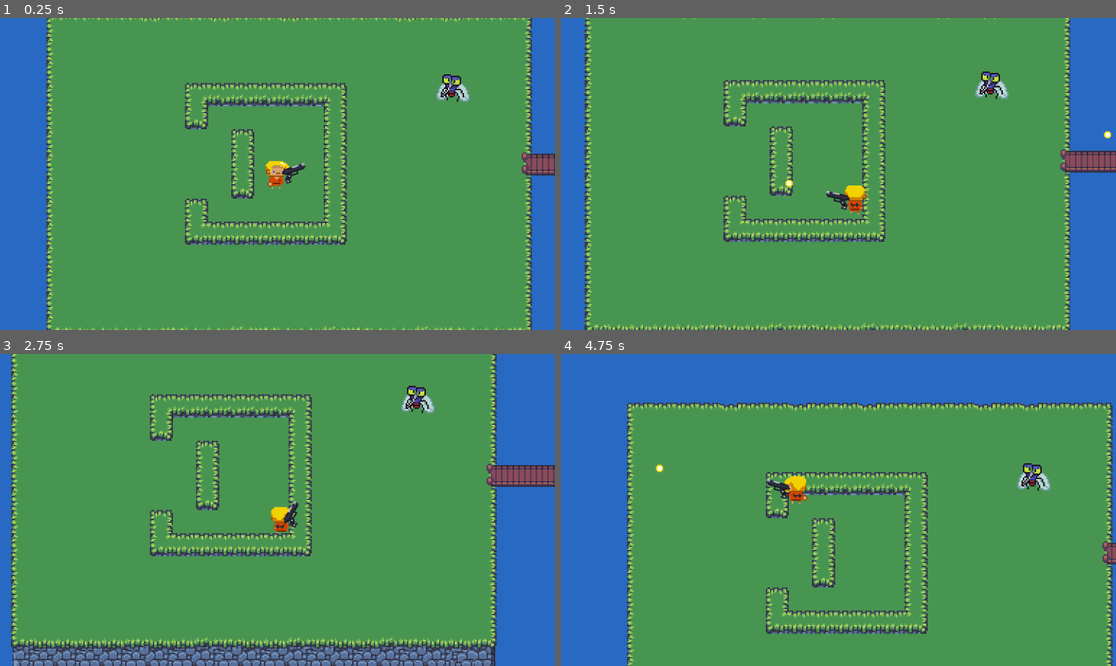
Above: before the commit, frames 1-4 (two rows, left to right).
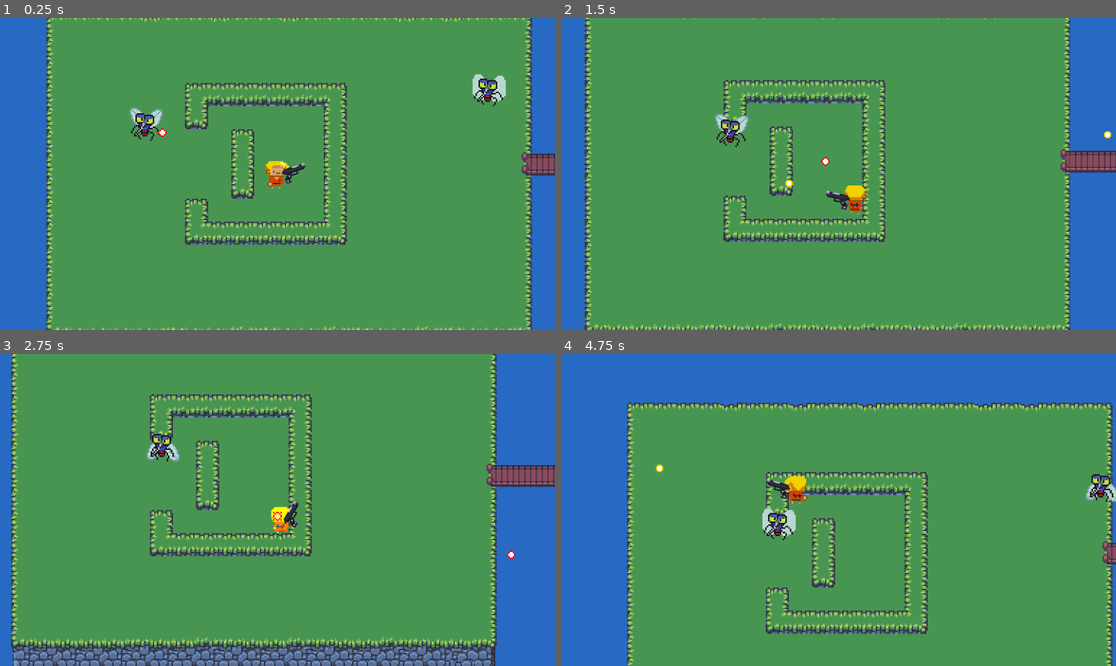
Above: after the commit, the same moments.

Repository: ThachCoder2k2/shooting-2d-godot
Game: Godot game, scene res://Scenes/map_scene.tscn
Same seed, same stepped clock (60 frames per second), same inputs: the game is played once before the commit and once after it. This scene is started directly instead of the project's main scene.
Inputs (mouse positions are in pixels of both pictures, inside the frame that each line leads up to):
- Up to frame 1 (0.25 s): no input
- Up to frame 2 (1.5 s): move the mouse to (960, 158) at 0.52 s; hold D (Move_right) 0.53-1.28 s; click (960, 158) at 0.6 s; move the mouse to (727, 189) at 1.27 s; hold S (Move_down) from 1.28 s (still down); click (727, 189) at 1.35 s
- Up to frame 3 (2.75 s): move the mouse to (333, 441) at 2.02 s; release S (Move_down) at 2.03 s; hold D (Move_right) from 2.03 s (still down); click (333, 441) at 2.1 s
- Up to frame 4 (4.75 s): move the mouse to (810, 572) at 2.77 s; release D (Move_right) at 2.78 s; hold W (Move_up) 2.78-3.53 s; click (810, 572) at 2.85 s; move the mouse to (1005, 556) at 3.52 s; hold A (Move_left) from 3.53 s (still down); click (1005, 556) at 3.6 s; move the mouse to (672, 463) at 4.27 s; click (672, 463) at 4.35 s

The runs differ from the first frame. In frame 1, 1.2% of the frame differs, in the area x 23-92%, y 18-40%; in frame 2, 0.8%; in frame 3, 1.0%; in frame 4, 1.2%.
Error after the commit: Invalid call. Nonexistent function 'Attack' in base 'Nil'. (res://Scripts/enemy.gd:51)

Commit message:
Fix enemy flying and change if statement to switch

Diff:
--- /dev/null
+++ b/Scenes/CloseRangedAttack.gd
@@ -0,0 +1,15 @@
+extends Node2D
+class_name CloseRangedAttack
+
+@export var statisticsComponent:StatisticsComponent
+
+func Attack():
+	match statisticsComponent.enemy_type:
+		0:
+			pass
+		1:
+			FlyingAttack()
+
+
+func FlyingAttack():
+	pass
--- a/Scenes/bullet_enemy.tscn
+++ b/Scenes/bullet_enemy.tscn
@@ -2,6 +2,21 @@
 
 [ext_resource type="Script" path="res://Scripts/bullet.gd" id="1_l221s"]
 [ext_resource type="Texture2D" uid="uid://dus2nkeelmo5c" path="res://Assets/bullet_enemy-Sheet.png" id="2_djheg"]
+
+[sub_resource type="Animation" id="Animation_b00aa"]
+length = 0.001
+tracks/0/type = "value"
+tracks/0/imported = false
+tracks/0/enabled = true
+tracks/0/path = NodePath("../CollisionShape2D:disabled")
+tracks/0/interp = 1
+tracks/0/loop_wrap = true
+tracks/0/keys = {
+"times": PackedFloat32Array(0),
+"transitions": PackedFloat32Array(1),
+"update": 1,
+"values": [false]
+}
 
 [sub_resource type="Animation" id="Animation_4dv05"]
 resource_name = "hit"
@@ -31,21 +46,6 @@
 "values": [false, true]
 }
 
-[sub_resource type="Animation" id="Animation_b00aa"]
-length = 0.001
-tracks/0/type = "value"
-tracks/0/imported = false
-tracks/0/enabled = true
-tracks/0/path = NodePath("../CollisionShape2D:disabled")
-tracks/0/interp = 1
-tracks/0/loop_wrap = true
-tracks/0/keys = {
-"times": PackedFloat32Array(0),
-"transitions": PackedFloat32Array(1),
-"update": 1,
-"values": [false]
-}
-
 [sub_resource type="AnimationLibrary" id="AnimationLibrary_ih5tp"]
 _data = {
 "RESET": SubResource("Animation_b00aa"),
@@ -55,11 +55,13 @@
 [sub_resource type="CircleShape2D" id="CircleShape2D_k7ghj"]
 radius = 2.0
 
-[node name="BulletEnemy" type="Area2D"]
+[node name="BulletEnemy" type="Area2D" node_paths=PackedStringArray("animation_player")]
 collision_layer = 32
 script = ExtResource("1_l221s")
+animation_player = NodePath("Sprite2D/AnimationPlayer")
 speed = 150
 damage = 20
+player_or_enemy = 1
 
 [node name="Sprite2D" type="Sprite2D" parent="."]
 texture_filter = 1
@@ -75,3 +77,5 @@
 shape = SubResource("CircleShape2D_k7ghj")
 
 [node name="Timer" type="Timer" parent="."]
+
+[connection signal="area_entered" from="." to="." method="_on_area_entered"]
--- a/Scenes/enemy.tscn
+++ b/Scenes/enemy.tscn
@@ -12,7 +12,7 @@
 size = Vector2(7, 7)
 
 [sub_resource type="CircleShape2D" id="CircleShape2D_6deel"]
-radius = 149.0
+radius = 125.004
 
 [sub_resource type="Animation" id="Animation_nnx4l"]
 resource_name = "Idle"
@@ -39,7 +39,7 @@
 tracks/1/keys = {
 "times": PackedFloat32Array(0),
 "transitions": PackedFloat32Array(1),
-"update": 0,
+"update": 1,
 "values": [Vector2(0, -0.25)]
 }
 tracks/2/type = "value"
@@ -51,14 +51,14 @@
 tracks/2/keys = {
 "times": PackedFloat32Array(0),
 "transitions": PackedFloat32Array(1),
-"update": 0,
+"update": 1,
 "values": [Vector2(7, 19)]
 }
 
 [sub_resource type="Animation" id="Animation_gh76t"]
 resource_name = "Moving"
 length = 0.5
-loop_mode = 2
+loop_mode = 1
 tracks/0/type = "value"
 tracks/0/imported = false
 tracks/0/enabled = true
@@ -136,12 +136,12 @@
 [sub_resource type="RectangleShape2D" id="RectangleShape2D_npolc"]
 size = Vector2(19, 8)
 
-[node name="Enemy" type="CharacterBody2D" node_paths=PackedStringArray("statistics", "detectArea", "attack", "navAgent")]
+[node name="Enemy" type="CharacterBody2D" node_paths=PackedStringArray("statistics", "detect_area", "attack", "navAgent")]
 collision_layer = 64
 collision_mask = 97
 script = ExtResource("1_jd4y1")
 statistics = NodePath("StatisticsComponent")
-detectArea = NodePath("DetectArea")
+detect_area = NodePath("DetectArea")
 attack = NodePath("AttackComponent")
 navAgent = NodePath("NavigationAgent2D")
 
--- a/Scenes/enemy_fly.tscn
+++ b/Scenes/enemy_fly.tscn
@@ -9,9 +9,13 @@
 [ext_resource type="Script" path="res://Scripts/AttackComponent.gd" id="5_rv7vs"]
 [ext_resource type="Script" path="res://Scripts/EnemyShoot.gd" id="8_4mq6d"]
 [ext_resource type="Script" path="res://Scripts/DetectAttack.gd" id="9_tavhf"]
+[ext_resource type="Script" path="res://Scenes/CloseRangedAttack.gd" id="10_7s3da"]
 
 [sub_resource type="CircleShape2D" id="CircleShape2D_axxjj"]
-radius = 178.07
+radius = 96.0052
+
+[sub_resource type="CircleShape2D" id="CircleShape2D_4me08"]
+radius = 55.0091
 
 [sub_resource type="CapsuleShape2D" id="CapsuleShape2D_wbwdj"]
 radius = 4.0
@@ -19,6 +23,9 @@
 
 [sub_resource type="RectangleShape2D" id="RectangleShape2D_s7sre"]
 size = Vector2(13, 16)
+
+[sub_resource type="Animation" id="Animation_34g7w"]
+resource_name = "Attack"
 
 [sub_resource type="Animation" id="Animation_eba7p"]
 resource_name = "Idle"
@@ -40,6 +47,7 @@
 [sub_resource type="Animation" id="Animation_2a3ap"]
 resource_name = "Moving"
 length = 0.7
+loop_mode = 1
 tracks/0/type = "value"
 tracks/0/imported = false
 tracks/0/enabled = true
@@ -47,14 +55,11 @@
 tracks/0/interp = 1
 tracks/0/loop_wrap = true
 tracks/0/keys = {
-"times": PackedFloat32Array(),
-"transitions": PackedFloat32Array(),
+"times": PackedFloat32Array(0, 0.2, 0.4, 0.6),
+"transitions": PackedFloat32Array(1, 1, 1, 1),
 "update": 1,
-"values": []
+"values": [0, 1, 2, 3]
 }
-
-[sub_resource type="Animation" id="Animation_34g7w"]
-resource_name = "Attack"
 
 [sub_resource type="AnimationLibrary" id="AnimationLibrary_f8mqd"]
 _data = {
@@ -63,14 +68,13 @@
 "Moving": SubResource("Animation_2a3ap")
 }
 
-[sub_resource type="CircleShape2D" id="CircleShape2D_4me08"]
-radius = 50.04
-
-[node name="CharacterBody2D" type="CharacterBody2D" node_paths=PackedStringArray("statistics", "detectArea", "attack")]
+[node name="CharacterBody2D" type="CharacterBody2D" node_paths=PackedStringArray("statistics", "detect_area", "detect_attack", "attack", "enemyShoot")]
 script = ExtResource("1_86cs5")
 statistics = NodePath("StatisticsComponent")
-detectArea = NodePath("DetectArea")
+detect_area = NodePath("DetectArea")
+detect_attack = NodePath("DetectAttack")
 attack = NodePath("AttackComponent")
+enemyShoot = NodePath("Shoot")
 
 [node name="StatisticsComponent" type="Node2D" parent="."]
 script = ExtResource("3_a2468")
@@ -84,7 +88,16 @@
 position = Vector2(0, 4)
 shape = SubResource("CircleShape2D_axxjj")
 
+[node name="DetectAttack" type="Area2D" parent="."]
+collision_layer = 64
+script = ExtResource("9_tavhf")
+
+[node name="CollisionShape2D" type="CollisionShape2D" parent="DetectAttack"]
+position = Vector2(0, 6)
+shape = SubResource("CircleShape2D_4me08")
+
 [node name="HitComponent" type="Area2D" parent="." node_paths=PackedStringArray("health_component", "sprite")]
+visible = false
 collision_layer = 64
 collision_mask = 33
 script = ExtResource("1_a7cm7")
@@ -97,7 +110,6 @@
 
 [node name="AttackComponent" type="Area2D" parent="." node_paths=PackedStringArray("statistics")]
 collision_layer = 64
-collision_mask = 33
 script = ExtResource("5_rv7vs")
 statistics = NodePath("../StatisticsComponent")
 
@@ -110,7 +122,6 @@
 position = Vector2(0, 5)
 texture = ExtResource("4_uvkoi")
 hframes = 6
-frame = 2
 script = ExtResource("5_gugr5")
 detectArea = NodePath("../DetectArea")
 animator = NodePath("AnimationPlayer")
@@ -126,13 +137,9 @@
 detect_area = NodePath("../DetectArea")
 detect_attack = NodePath("../DetectAttack")
 
-[node name="DetectAttack" type="Area2D" parent="."]
-collision_layer = 64
-script = ExtResource("9_tavhf")
-
-[node name="CollisionShape2D" type="CollisionShape2D" parent="DetectAttack"]
-position = Vector2(0, 6)
-shape = SubResource("CircleShape2D_4me08")
+[node name="CloseRangedAttack" type="Node2D" parent="." node_paths=PackedStringArray("statisticsComponent")]
+script = ExtResource("10_7s3da")
+statisticsComponent = NodePath("../StatisticsComponent")
 
 [connection signal="body_entered" from="DetectArea" to="DetectArea" method="_on_body_entered"]
 [connection signal="body_exited" from="DetectArea" to="DetectArea" method="_on_body_exited"]
--- a/Scenes/map_scene.tscn
+++ b/Scenes/map_scene.tscn
@@ -942,3 +942,6 @@
 
 [node name="EnemyFly" parent="." instance=ExtResource("5_4ssw5")]
 position = Vector2(121, -65)
+
+[node name="CharacterBody2D" parent="." instance=ExtResource("5_4ssw5")]
+position = Vector2(-108, -40)
--- a/Scenes/player.tscn
+++ b/Scenes/player.tscn
@@ -247,7 +247,7 @@
 script = ExtResource("3_7h23u")
 
 [node name="HitComponent" type="Area2D" parent="." node_paths=PackedStringArray("health_component", "sprite")]
-collision_mask = 92
+collision_mask = 124
 script = ExtResource("4_2anvp")
 health_component = NodePath("../StatisticsComponent")
 sprite = NodePath("../AnimationController")
--- a/Scripts/DetectAttack.gd
+++ b/Scripts/DetectAttack.gd
@@ -9,7 +9,6 @@
 	pass
 
 func _on_body_entered(body):
-	print(body)
 	if body.name=="Player":
 		player=body
 		player_in_attack_range=true
--- a/Scripts/DetectPlayer.gd
+++ b/Scripts/DetectPlayer.gd
@@ -9,7 +9,6 @@
 	pass
 
 func _on_body_entered(body):
-	print(body)
 	if body.name=="Player":
 		player=body
 		player_chase=true
--- a/Scripts/EnemyShoot.gd
+++ b/Scripts/EnemyShoot.gd
@@ -1,5 +1,7 @@
 extends Node2D
 class_name EnemyShoot
+
+@onready var bullet= preload("res://Scenes/bullet_enemy.tscn")
 
 @export var fire_rate:float=2
 @export var detect_area:DetectArea
@@ -9,8 +11,14 @@
 var firetime:float=1/fire_rate
 
 # Called every frame. 'delta' is the elapsed time since the previous frame.
-func _process(delta):
+func Shoot():
 	if detect_area.player_chase==true and detect_attack.player_in_attack_range==false:
-		print("Shooting")
+		var timeLapsed= Time.get_ticks_msec()/1000
+		if timeLapsed>lastShoot + firetime:
+			var bullet_instance=bullet.instantiate()
+			get_tree().root.add_child(bullet_instance)
+			bullet_instance.direction=(detect_area.player.global_position-global_position).normalized()
+			bullet_instance.position=global_position
+			lastShoot=timeLapsed
 	elif detect_area.player_chase==true and detect_attack.player_in_attack_range==true:
-		print("Charging")
+		pass
--- a/Scripts/bullet.gd
+++ b/Scripts/bullet.gd
@@ -8,6 +8,7 @@
 @export var speed =200
 @export var direction : Vector2
 @export var damage=40
+@export var player_or_enemy=0
 
 
 #While flying controller
@@ -43,8 +44,11 @@
 
 func _on_area_entered(area):
 	#Check if that was a player then nothing happens
-	if area.name == "Player":
+	if area.name == "Player" && player_or_enemy==0:
 		return
+	if area.name == "Enemy" && player_or_enemy==1:
+		return
+	print(area)
 	#if it lands on a hitcomponent then it gonna get being damaged
 	if area is HitComponent:
 		check_flying=false
--- a/Scripts/enemy.gd
+++ b/Scripts/enemy.gd
@@ -1,11 +1,17 @@
 extends CharacterBody2D
 
 @export var statistics:StatisticsComponent
-@export var detectArea:DetectArea
+@export var detect_area:DetectArea
+@export var detect_attack:DetectAttack
 @export var attack:AttackComponent
+@export var enemyShoot:EnemyShoot
+@export var close_range_attack:CloseRangedAttack
 @export var navAgent:NavigationAgent2D
 @export var acel=7
 
+@export var t:float=0
+var x
+var y
 var check_left_right=1
 
 #func _ready():
@@ -18,23 +24,35 @@
 
 func _physics_process(delta):
 	#Check enemy type
-	if statistics.enemy_type==0:
-		#Flip direction
-		if velocity.x<0 and check_left_right==0:
-			check_left_right=1
-			scale.x*=-1
-		elif velocity.x>0 and check_left_right==1:
-			check_left_right=0
-			scale.x*=-1
-		PhysicsMovement(delta)
-	else:
-		UnphysicsMovement(delta)
+	match statistics.enemy_type:
+		0:
+			#Flip direction
+			if velocity.x<0 and check_left_right==0:
+				check_left_right=1
+				scale.x*=-1
+			elif velocity.x>0 and check_left_right==1:
+				check_left_right=0
+				scale.x*=-1
+			PhysicsMovement(delta)
+		1:
+			UnphysicsMovement(delta)
 
 func UnphysicsMovement(delta):
-	pass
+	if detect_area.player_chase==false and detect_attack.player_in_attack_range==false:
+		t+=0.01
+		var f = 2 / (3 - cos(2*t))
+		x = f * cos(t)
+		y = f * sin(2*t) / 2
+		var vector=Vector2(x,y).normalized()
+		position+=vector*statistics.speed*delta
+	elif detect_area.player_chase==true and detect_attack.player_in_attack_range==false:
+		enemyShoot.Shoot()
+	elif detect_area.player_chase==true and detect_attack.player_in_attack_range==true:
+		close_range_attack.Attack()
+
 func PhysicsMovement(delta):
 	#Move this enemy to player
-	if detectArea.player_chase==true:
+	if detect_area.player_chase==true:
 		makepath()
 		var dir=navAgent.get_next_path_position()- global_position
 #		dir=dir.normalized()
@@ -43,4 +61,4 @@
 		move_and_slide()
 
 func makepath():
-	navAgent.set_target_position(detectArea.player.global_position)
+	navAgent.set_target_position(detect_area.player.global_position)
Not shown: 1 places in Scenes/enemy_fly.tscn that only renumber resources
